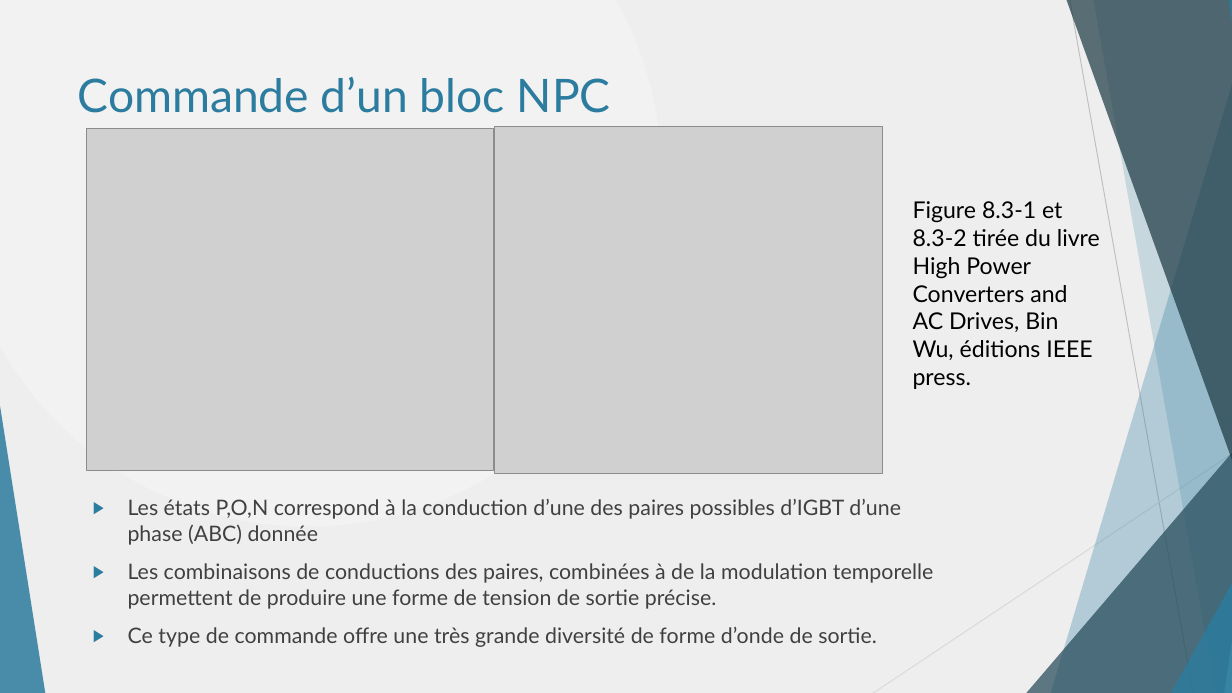
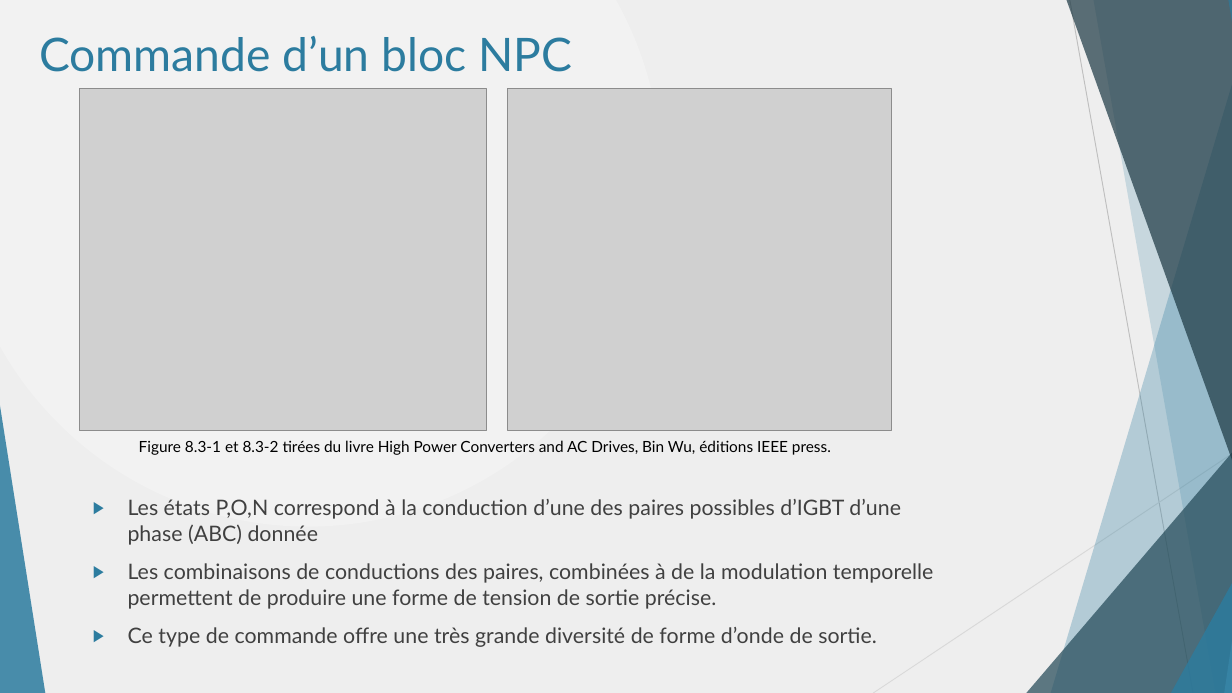
Before and after one commit to danthib76/DesignIV, a slide deck: slide 8 of Remise/Remise 1/Presentation_Remise_1.pptx. Drawn at 1232x693 pixels with LibreOffice and Linux fonts; fonts in the diff are those of the drawing; grey boxes stand for pictures. Boxes give left, top, right and bottom in pixels: in the first picture for what was removed or moved away, otherwise in the second. Text is boxed around its words. In the diff, an @@ line names an element or a change of style, - is before the commit and + after.

```diff
--- a/Remise/Remise 1/Presentation_Remise_1.pptx
+++ b/Remise/Remise 1/Presentation_Remise_1.pptx
@@ title "Commande d’un bloc NPC": place and size @@
-title "Commande d’un bloc NPC" at [78,77,611,113]
+title "Commande d’un bloc NPC" at [39,36,572,72]
@@ picture: place and size @@
-picture at [86,128,493,471]
+picture at [79,89,486,432]
@@ picture: place and size @@
-picture at [494,127,883,473]
+picture at [508,89,892,431]
@@ text at [139,440,831,455]: text changed; size 18 to 12 pt @@
-Figure 8.3-1 et 8.3-2 tirée du livre High Power Converters and AC Drives, Bin Wu, éditions IEEE press.
+Figure 8.3-1 et 8.3-2 tirées du livre High Power Converters and AC Drives, Bin Wu, éditions IEEE press.
```
Also in this commit, not shown: 15 other slides changed, 1 other file.
